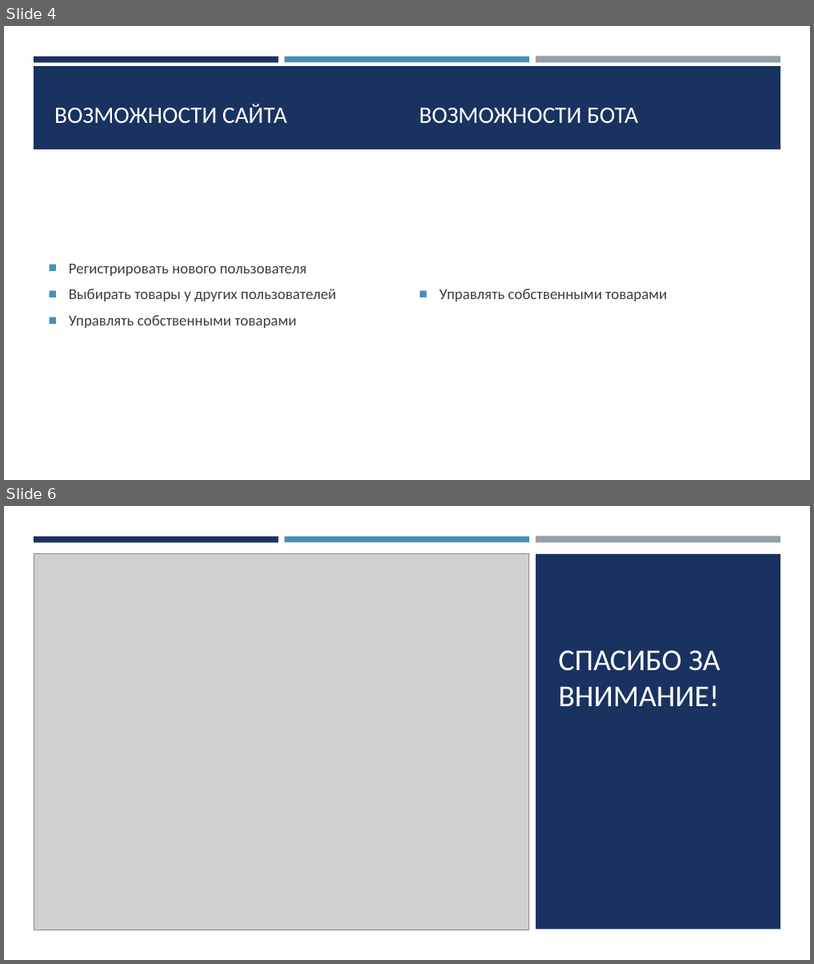
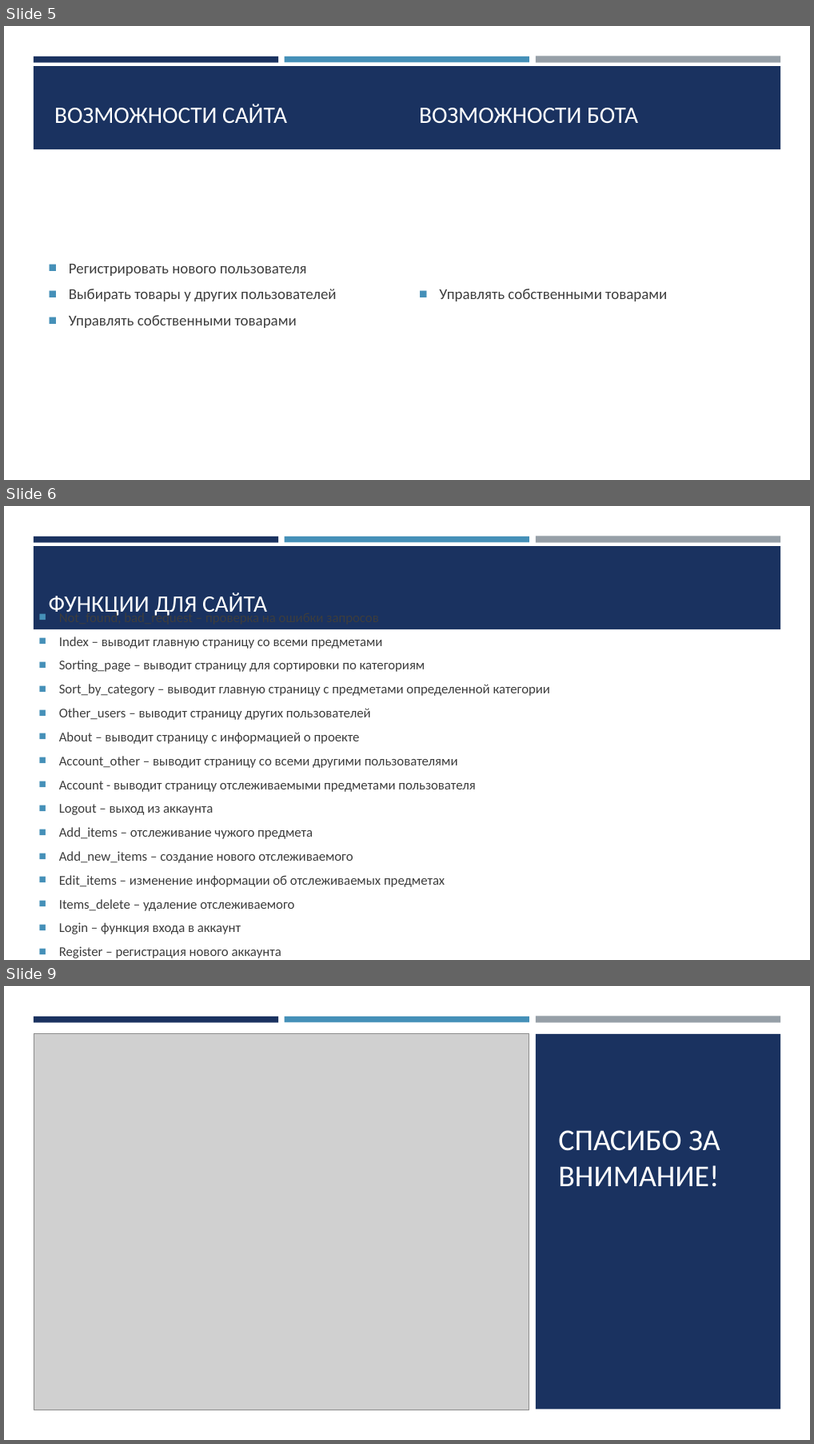
Before and after one commit to k0t404/website, a slide deck: Сборщик товаров.pptx. Shown one above the other, each under a label of ours: slides 4 and 6 before the commit, slides 5, 6 and 9 after it; the slides between them are not shown. The pictures are 814x964 and 814x1444 pixels, drawn with LibreOffice and Linux fonts; fonts in the diff are those of the drawing; grey boxes stand for pictures. Boxes give left, top, right and bottom in pixels: in the first picture for what was removed or moved away, otherwise in the second. Text is boxed around its words. In the diff, an @@ line names an element or a change of style, - is before the commit and + after.

```diff
--- a/Сборщик товаров.pptx
+++ b/Сборщик товаров.pptx
@@ slide 6 added at <box>4,506,810,960</box>, background #FFFFFF; not listed: 4 template elements that a slide beside it also shows @@
@@ title added at <box>49,592,267,616</box>, 28 pt, text #FFFFFF @@
+ФУНКЦИИ ДЛЯ САЙТА
@@ text added at <box>59,611,550,958</box>, 16 pt, text #3D3D3D @@
+■ Not_found, bad_request – проверка на ошибки запросов
+■ Index – выводит главную страницу со всеми предметами
+■ Sorting_page – выводит страницу для сортировки по категориям
+■ Sort_by_category – выводит главную страницу с предметами определенной категории
+■ Other_users – выводит страницу других пользователей
+■ About – выводит страницу с информацией о проекте
+■ Account_other – выводит страницу со всеми другими пользователями
+■ Account - выводит страницу отслеживаемыми предметами пользователя
+■ Logout – выход из аккаунта
+■ Add_items – отслеживание чужого предмета
+■ Add_new_items – создание нового отслеживаемого
+■ Edit_items – изменение информации об отслеживаемых предметах
+■ Items_delete – удаление отслеживаемого
+■ Login – функция входа в аккаунт
+■ Register – регистрация нового аккаунта
+■ Load_user - загружает базу данных о пользователе по его id
@@ what was slide 4 is now slide 5 @@
@@ what was slide 6 is now slide 9 @@
```
Also in this commit, not shown: 1 slide changed, 2 other slides added, 4 other files.
